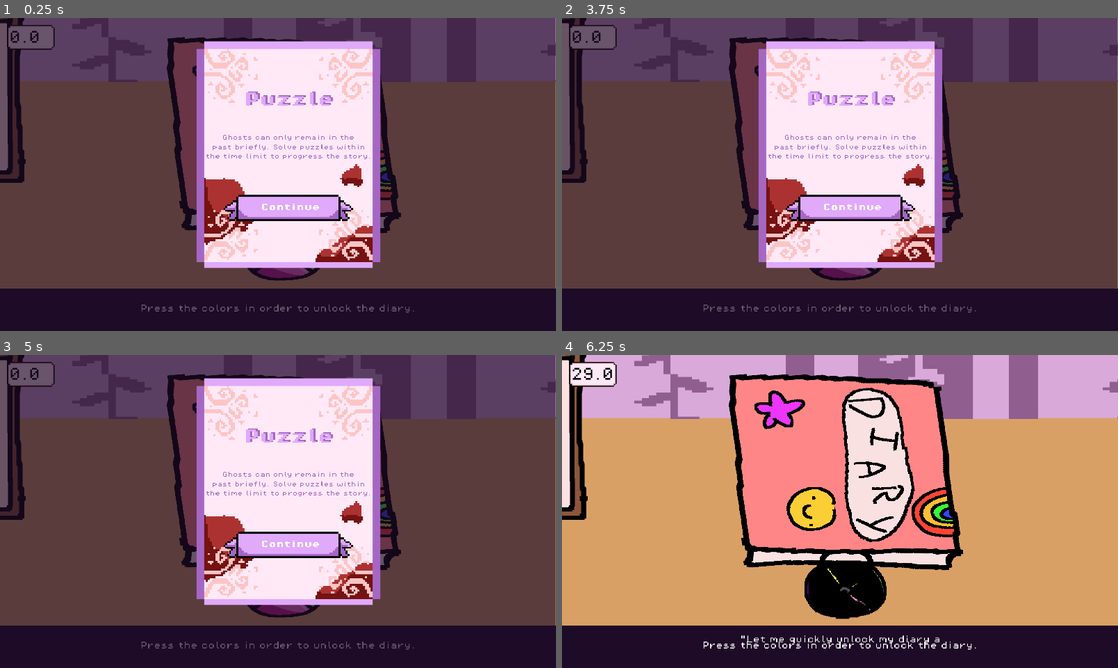
Above: before the commit, frames 1-4 (two rows, left to right).
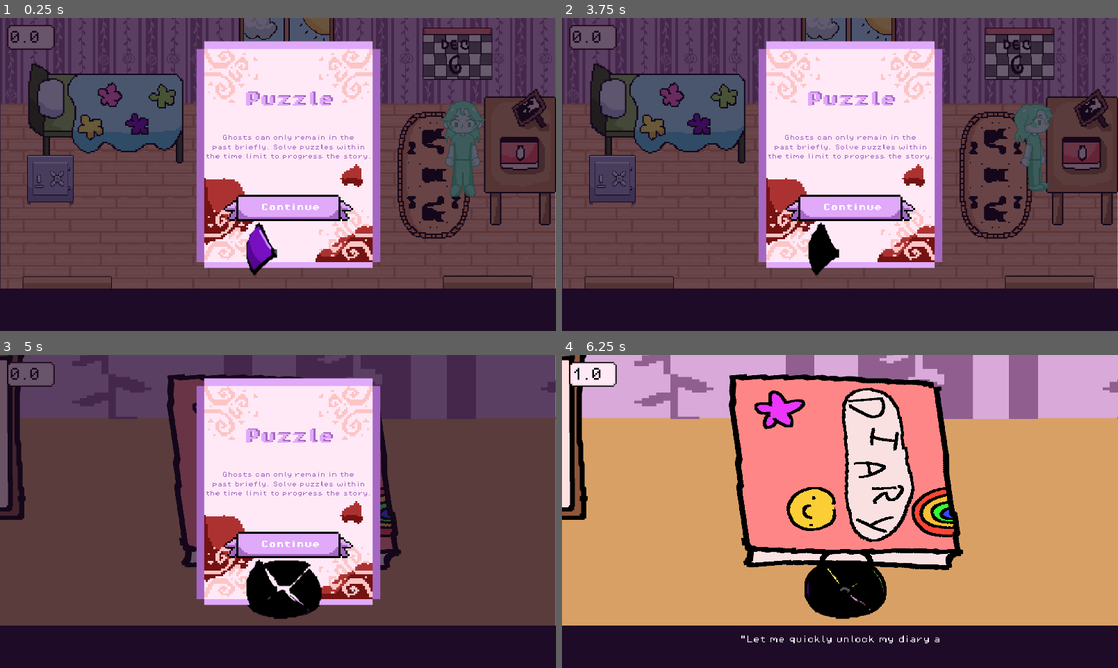
Above: after the commit, the same moments.

Repository: vishyyyyyyyyy/before-i-fade
Game: Godot game, scene res://scenes/bedroompuzzle.tscn
Two runs of this game, one before a commit and one after it. Both use one fixed random seed, a clock stepped at 60 frames per second and the inputs below. This scene is started directly instead of the project's main scene. Sound files missing from this copy of the repository are replaced by a short silence.
Inputs (mouse positions are in pixels of both pictures, inside the frame that each line leads up to):
- Up to frame 1 (0.25 s): no input
- Up to frame 2 (3.75 s): click (817, 249) at 0.5 s; click (845, 233) at 1.25 s; click (873, 252) at 2 s; click (845, 271) at 2.75 s; tap Enter at 3.5 s; move the mouse to (1051, 284) at 3.52 s; hold Right (ui_right) from 3.53 s (still down); click (1051, 284) at 3.67 s
- Up to frame 3 (5 s): move the mouse to (522, 480) at 4.27 s; release Right (ui_right) at 4.28 s; hold Down (ui_down) from 4.28 s (still down); click (522, 480) at 4.42 s
- Up to frame 4 (6.25 s): tap Space at 5 s; move the mouse to (851, 545) at 5.02 s; release Down (ui_down) at 5.03 s; hold Right (ui_right) 5.03-5.78 s; click (851, 545) at 5.17 s; move the mouse to (812, 574) at 5.77 s; hold Up (ui_up) from 5.78 s (still down); click (812, 574) at 5.92 s

The runs differ from the first frame. In frame 1, 20% of the frame differs, in the area x 0-100%, y 0-95%; in frame 2, 20%; in frame 3, 2.3%; in frame 4, 0.5%.

Commit message:
reimport assets

Diff:
--- a/scenes/bedroom2.tscn
+++ b/scenes/bedroom2.tscn
@@ -867,7 +867,6 @@
 }
 
 [node name="Label" type="Label" parent="CanvasLayer/AnimationPlayer2"]
-visible = false
 z_index = 1
 anchors_preset = 7
 anchor_left = 0.5
@@ -949,7 +948,6 @@
 texture = ExtResource("16_r7ukq")
 
 [node name="BoyGhost" type="Sprite2D" parent="CanvasLayer/AnimationPlayer2"]
-visible = false
 z_index = 2
 z_as_relative = false
 position = Vector2(2026, 724)
@@ -957,7 +955,6 @@
 texture = ExtResource("15_rme15")
 
 [node name="BoyGhost2" type="Sprite2D" parent="CanvasLayer/AnimationPlayer2"]
-visible = false
 z_index = 2
 z_as_relative = false
 position = Vector2(2026, 724)
--- a/scenes/bedroompuzzle.tscn
+++ b/scenes/bedroompuzzle.tscn
@@ -28,6 +28,8 @@
 [ext_resource type="Texture2D" uid="uid://c7kudhf4qan8u" path="res://assets/yello.png" id="26_fqxvh"]
 [ext_resource type="Texture2D" uid="uid://cc42dam8nltxv" path="res://assets/green.png" id="27_kp75u"]
 [ext_resource type="Texture2D" uid="uid://dj78avoi0oiqr" path="res://assets/purple.png" id="28_qy7hx"]
+[ext_resource type="Texture2D" uid="uid://1yy8rn4rhjik" path="res://assets/correct.png" id="29_ugq2k"]
+[ext_resource type="Texture2D" uid="uid://cevc1478kyt0o" path="res://assets/wrong.png" id="30_fqxvh"]
 
 [sub_resource type="TileSetAtlasSource" id="TileSetAtlasSource_lv7wv"]
 texture = ExtResource("3_8yyjw")
@@ -544,11 +546,13 @@
 polygon = PackedVector2Array(210.478, 335.803, 210.478, 365.052, 131.345, 421.662, 95.4492, 322.594, 149.292, 255.604)
 
 [node name="Deskcloseup2" type="Sprite2D" parent="."]
+visible = false
 position = Vector2(886, 651)
 scale = Vector2(1.22578, 0.923516)
 texture = ExtResource("21_xjppy")
 
 [node name="Label" type="Label" parent="."]
+visible = false
 z_index = 1
 anchors_preset = 7
 anchor_left = 0.5
@@ -604,7 +608,6 @@
 texture = ExtResource("27_kp75u")
 
 [node name="CanvasLayer4" type="CanvasLayer" parent="."]
-visible = false
 
 [node name="CanvasModulate" type="CanvasModulate" parent="CanvasLayer4"]
 
@@ -612,6 +615,15 @@
 position = Vector2(914, 595)
 scale = Vector2(1.02717, 1.059)
 texture = ExtResource("28_qy7hx")
+
+[node name="CanvasLayer5" type="CanvasLayer" parent="."]
+
+[node name="Wrong" type="Sprite2D" parent="CanvasLayer5"]
+visible = false
+z_index = 1
+position = Vector2(1258, 649)
+scale = Vector2(8.23438, 8.23438)
+texture = ExtResource("30_fqxvh")
 
 [node name="TextureRect" type="TextureRect" parent="."]
 offset_right = 40.0
@@ -647,7 +659,7 @@
 offset_bottom = 1087.0
 
 [node name="Timer2" type="Timer" parent="."]
-wait_time = 30.0
+wait_time = 2.0
 one_shot = true
 
 [node name="Label2" type="Label" parent="."]
@@ -660,6 +672,12 @@
 theme_override_font_sizes/font_size = 54
 text = "30.0"
 
+[node name="Correct" type="Sprite2D" parent="."]
+visible = false
+position = Vector2(1262, 627)
+scale = Vector2(11.2539, 11.2539)
+texture = ExtResource("29_ugq2k")
+
 [connection signal="body_entered" from="SceneTrigger" to="." method="_on_scene_trigger_body_entered"]
 [connection signal="body_entered" from="SceneTrigger" to="SceneTrigger" method="_on_body_entered"]
 [connection signal="mouse_entered" from="Node3/continue" to="Node3/continue" method="_on_mouse_entered"]
@@ -669,3 +687,4 @@
 [connection signal="pressed" from="TextureRect/TextureButton2" to="." method="_on_texture_button_2_pressed"]
 [connection signal="pressed" from="TextureRect/TextureButton3" to="." method="_on_texture_button_3_pressed"]
 [connection signal="pressed" from="TextureRect/TextureButton4" to="." method="_on_texture_button_4_pressed"]
+[connection signal="timeout" from="Timer2" to="." method="_on_timer_2_timeout"]
--- a/scripts/bedroompuzzle.gd
+++ b/scripts/bedroompuzzle.gd
@@ -2,6 +2,7 @@
 
 var code = ""
 var count = 0
+var time_left_seconds
 
 func _ready():
 	$Node3/Label2.visible=true
@@ -11,20 +12,24 @@
 	$Node3/ColorRect.visible=true
 	$Node3/continue.visible=true
 	$Node3/continue.pressed.connect(_on_continue_pressed)
+	if code == "ypPg":
+		$Correct.visible=true
+
 
 
 func _on_continue_pressed():
 	print("Node was clicked!")
 	$AnimationPlayer.play("text")
 	$Node3/continue/CollisionShape2D.disabled=true
-	$CanvasLayer.visible = true
-	$CanvasLayer2.visible = true
-	$CanvasLayer3.visible = true
-	$CanvasLayer4.visible = true
 	$Timer2.start()
+	$desk.clicked.connect(_on_desk_clicked)
+
+
+func _on_desk_clicked():
+	print("Clicked from main script!")
 
 func _process(delta: float) -> void:
-	var time_left_seconds = $Timer2.time_left
+	time_left_seconds = $Timer2.time_left
 	$Label2.text = "%.1f" % time_left_seconds
 
 func _on_texture_button_pressed() -> void:
@@ -59,3 +64,7 @@
 	if (count == 4):
 		if (code == "ypPg"):
 			print("correct")
+
+
+func _on_timer_2_timeout() -> void:
+	$Wrong.visible = true
--- a/scripts/deskpuzzle.gd
+++ b/scripts/deskpuzzle.gd
@@ -1,5 +1,6 @@
 extends Area2D
 
+signal clicked
 
 # Called when the node enters the scene tree for the first time.
 func _ready() -> void:
@@ -11,4 +12,10 @@
 	and event.pressed \
 	and event.button_index == MOUSE_BUTTON_LEFT:
 
-		emit_signal("pressed")
+		$"../Deskcloseup2".visible=true
+
+		$"../CanvasLayer".visible = true
+		$"../CanvasLayer2".visible = true
+		$"../CanvasLayer3".visible = true
+		$"../CanvasLayer4".visible = true
+		emit_signal("clicked")
Binary file added: assets/coffeetable.png
Not shown, added: assets/coffeetable.png.import
Binary file added: assets/correct.png
Not shown, added: assets/correct.png.import
Binary file added: assets/stool.png
Not shown, added: assets/stool.png.import
Binary file added: assets/wrong.png
Not shown, added: assets/wrong.png.import
Not shown: 1 places in scenes/bedroom2.tscn that only renumber resources
Not shown: 1 places in scenes/bedroompuzzle.tscn that only renumber resources
